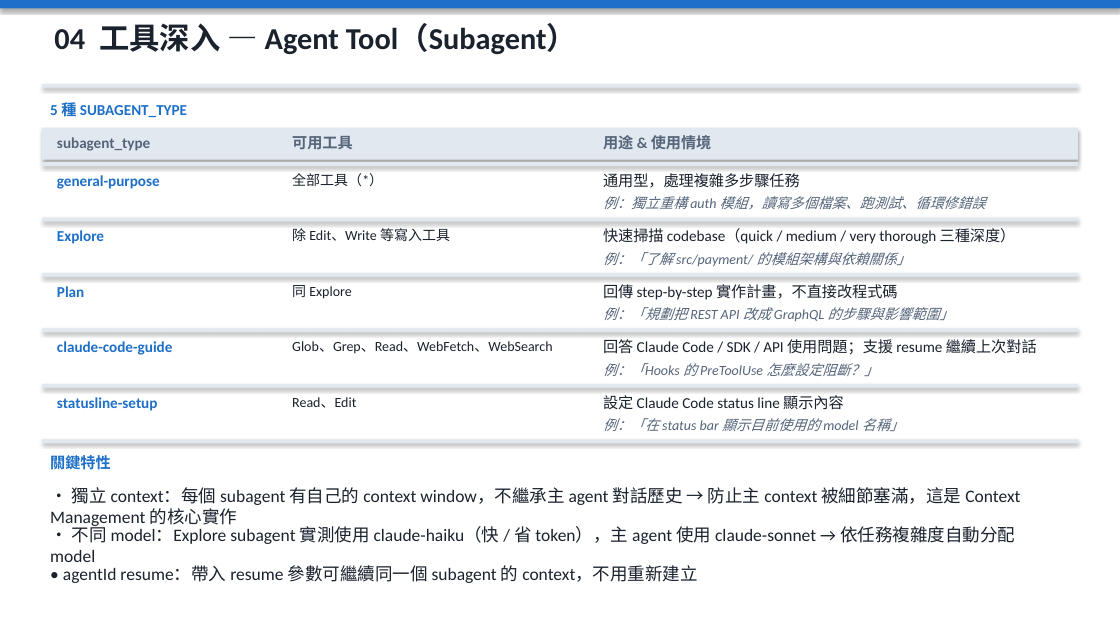
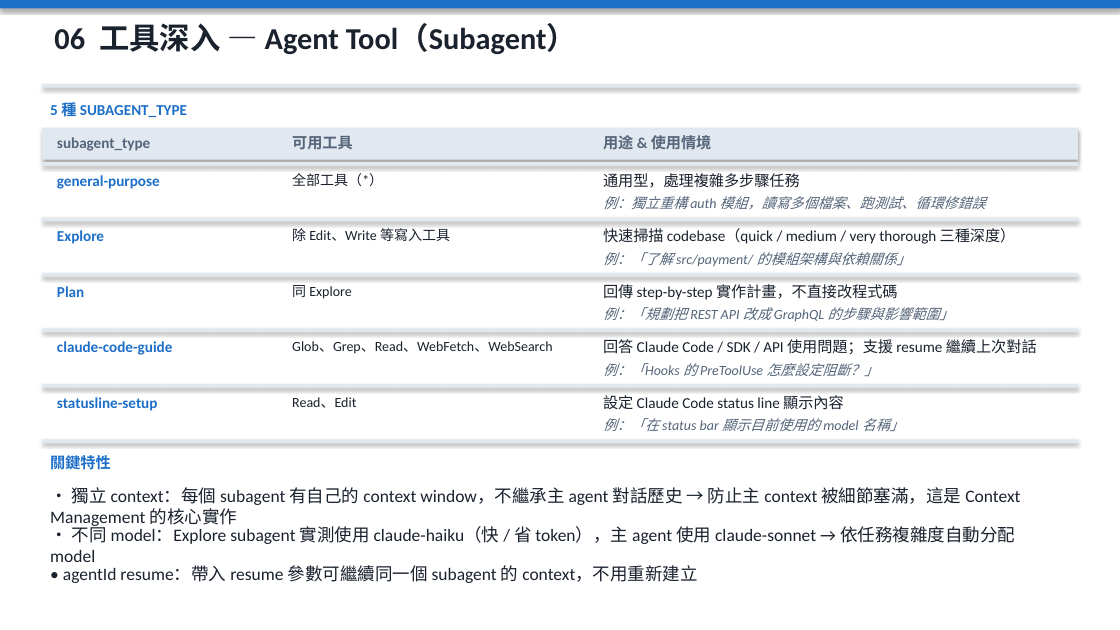
Before and after one commit to SunnyWenwen/reseach_claude_code, a slide deck: slide 17 of claude_code_full.pptx. Drawn at 1120x630 pixels with LibreOffice and Linux fonts; fonts in the diff are those of the drawing. Boxes give left, top, right and bottom in pixels: in the first picture for what was removed or moved away, otherwise in the second. Text is boxed around its words. In the diff, an @@ line names an element or a change of style, - is before the commit and + after.

```diff
--- a/claude_code_full.pptx
+++ b/claude_code_full.pptx
@@ text at [54, 23, 577, 54]: text changed @@
-04 工具深入 — Agent Tool（Subagent）
+06 工具深入 — Agent Tool（Subagent）
```
Also in this commit, not shown: 14 other slides changed, 1 slide added, 6 other files.
